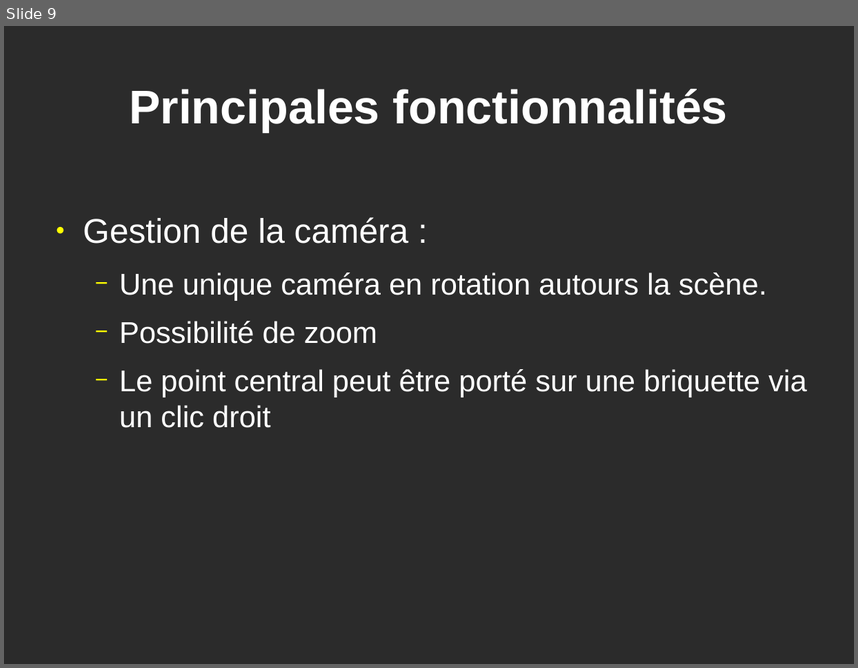
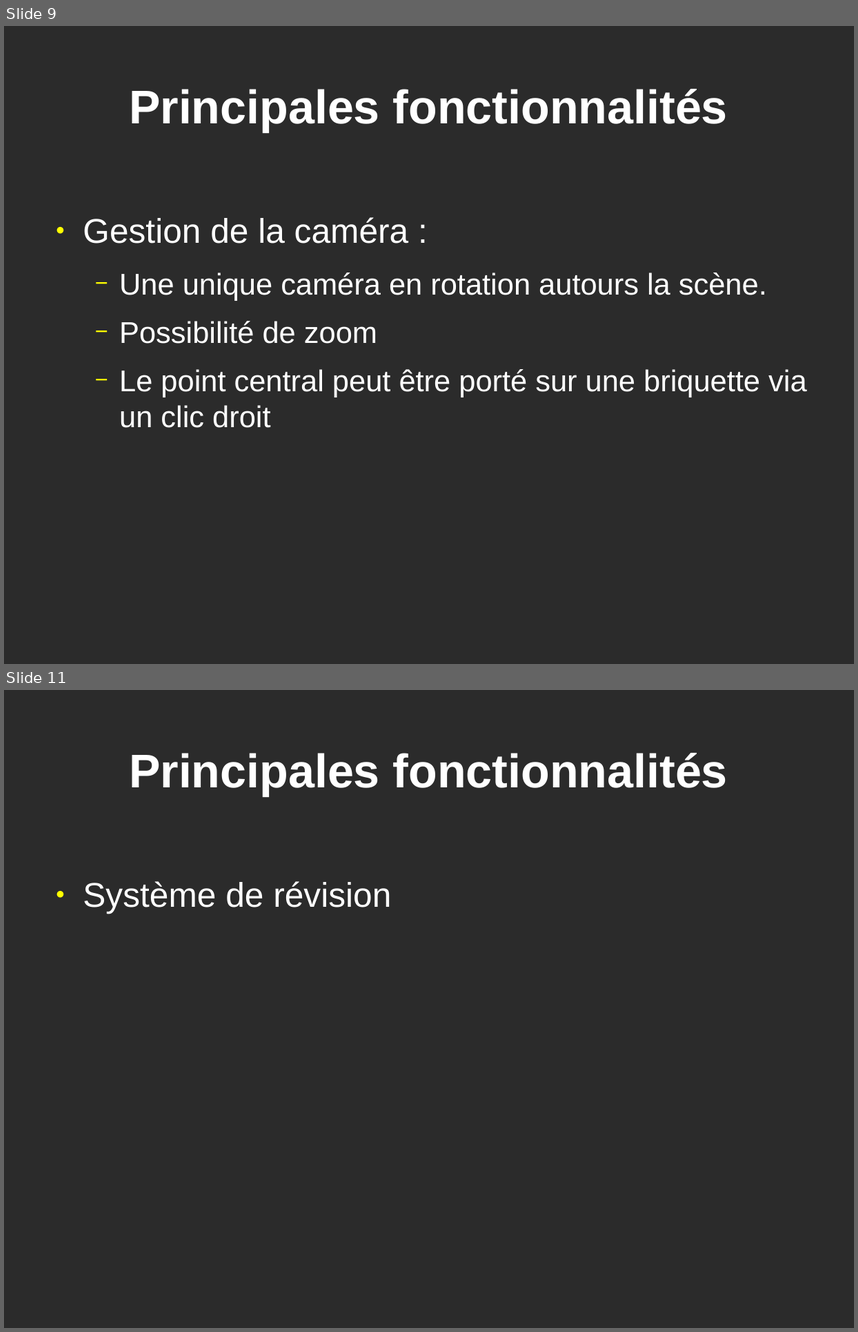
Before and after one commit to GuillaumeSmaha/BriquettePhysique, a slide deck: rapport/presentation/presentation_briquette.odp. Shown one above the other, each under a label of ours: slide 9 before the commit, slides 9 and 11 after it; the slides between them are not shown. The pictures are 858x668 and 858x1332 pixels, drawn with LibreOffice and Linux fonts; fonts in the diff are those of the drawing; background and template pictures are left out; a plain dark background stands for a picture behind light text. Boxes give left, top, right and bottom in pixels: in the first picture for what was removed or moved away, otherwise in the second. Text is boxed around its words. In the diff, an @@ line names an element or a change of style, - is before the commit and + after.

```diff
--- a/rapport/presentation/presentation_briquette.odp
+++ b/rapport/presentation/presentation_briquette.odp
@@ slide 11 added at [4, 690, 854, 1328], background picture (left out) @@
@@ title added at [129, 753, 728, 796], 44 pt, text #FFFFFF, bold @@
+Principales fonctionnalités
@@ text added at [83, 881, 391, 913], 32 pt, text #FFFFFF @@
+● Système de révision
```
Also in this commit, not shown: 2 slides changed, 2 other slides added.
